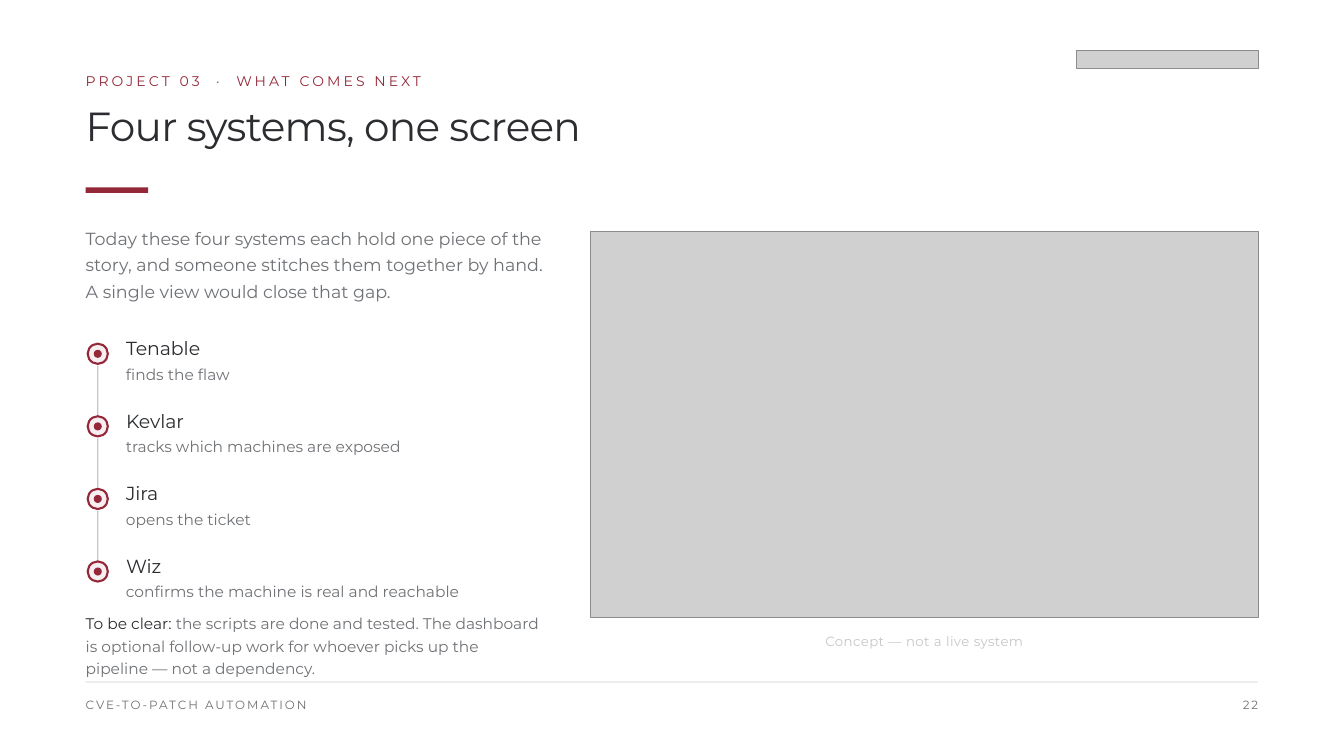
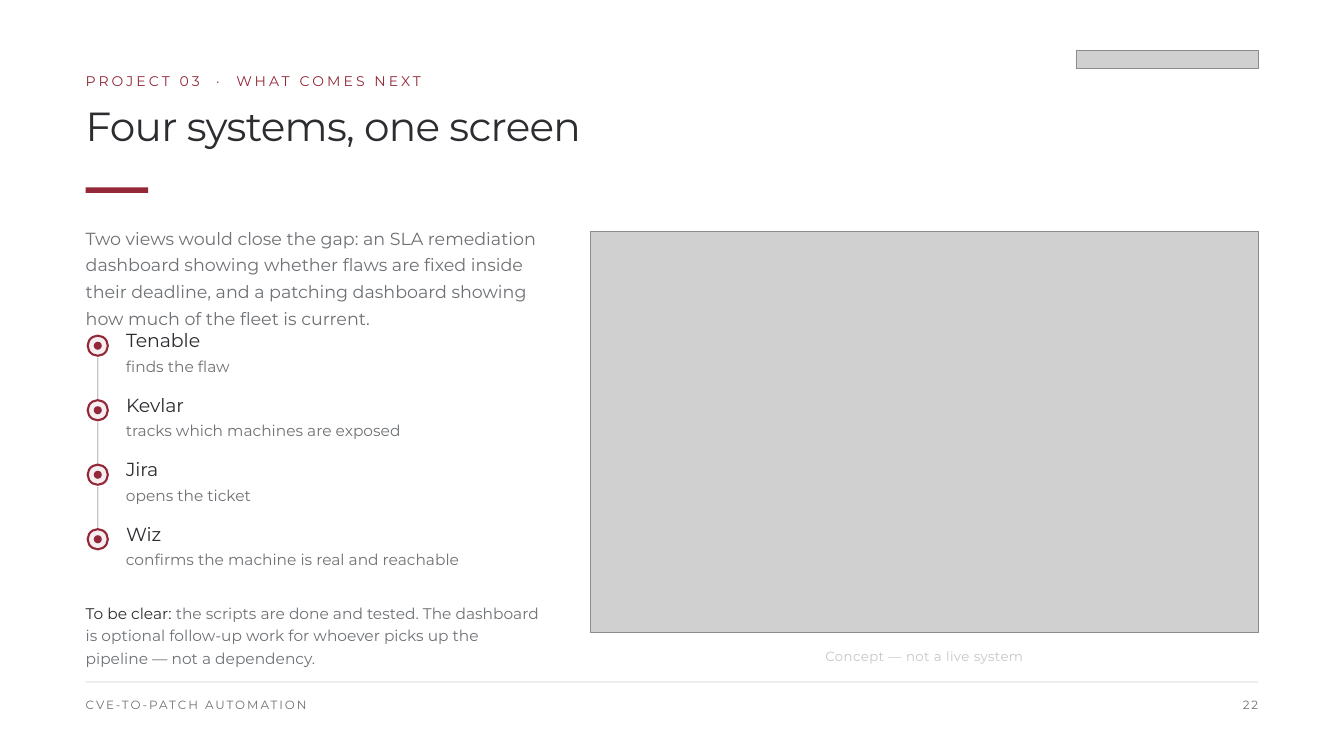
Before and after one commit to Jairmald/ai, a slide deck: slide 22 of out/Internship_Exit_Presentation_Stewart.pptx. Drawn at 1344x756 pixels with LibreOffice and Linux fonts; fonts in the diff are those of the drawing; grey boxes stand for pictures. Boxes give left, top, right and bottom in pixels: in the first picture for what was removed or moved away, otherwise in the second. Text is boxed around its words. In the diff, an @@ line names an element or a change of style, - is before the commit and + after.

```diff
--- a/out/Internship_Exit_Presentation_Stewart.pptx
+++ b/out/Internship_Exit_Presentation_Stewart.pptx
@@ text at (86,232,536,325): text changed @@
-Today these four systems each hold one piece of the story, and someone stitches them together by hand. A single view would close that gap.
+Two views would close the gap: an SLA remediation dashboard showing whether flaws are fixed inside their deadline, and a patching dashboard showing how much of the fleet is current.
@@ picture: place and size @@
-picture at (591,232,1258,618)
+picture at (591,232,1258,632)
@@ 3 texts, 2 ellipses, 1 rectangle: place and size @@
-3 texts, 2 ellipses, 1 rectangle at (86,341,539,677)
+3 texts, 2 ellipses, 1 rectangle at (86,333,539,667)
@@ 2 texts, 2 ellipses, 1 rectangle: place and size @@
-2 texts, 2 ellipses, 1 rectangle at (88,414,401,489)
+2 texts, 2 ellipses, 1 rectangle at (88,398,401,473)
@@ 2 texts, 2 ellipses, 1 rectangle: place and size @@
-2 texts, 2 ellipses, 1 rectangle at (88,486,251,562)
+2 texts, 2 ellipses, 1 rectangle at (88,462,251,537)
@@ 2 ellipses, 1 text: place and size @@
-2 ellipses, 1 text at (88,559,161,582)
+2 ellipses, 1 text at (88,527,161,549)
@@ text "confirms the machine is real ...": place and size @@
-text "confirms the machine is real ..." at (126,585,459,597)
+text "confirms the machine is real ..." at (126,553,459,565)
@@ text "Concept — not a live ...": place and size @@
-text "Concept — not a live ..." at (825,637,1023,648)
+text "Concept — not a live ..." at (825,652,1023,663)
```
Also in this commit, not shown: 1 slide added, 1 slide removed, 5 other files.
